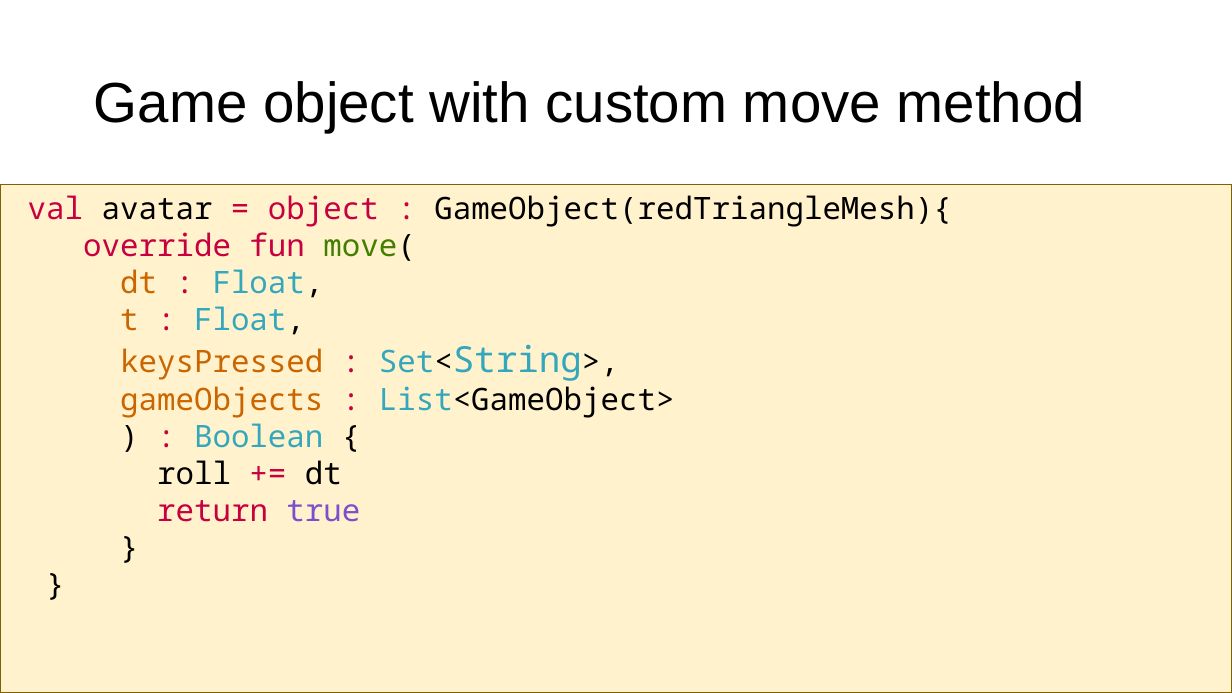
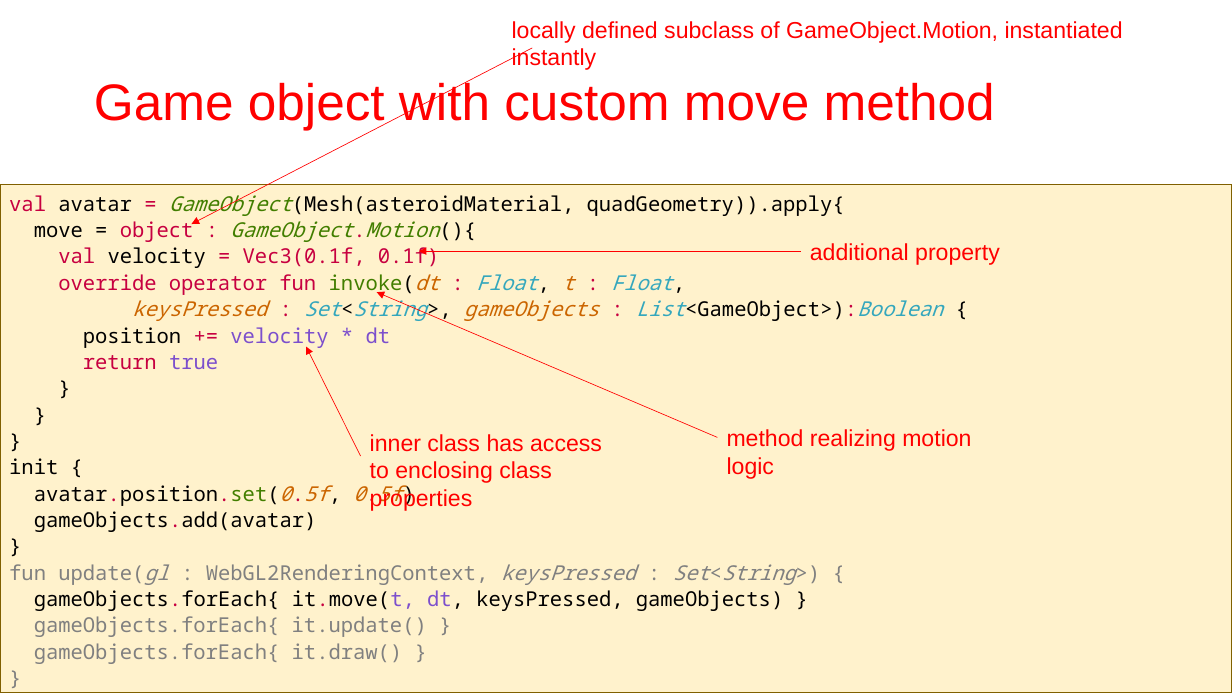
Before and after one commit to szecsi/kogfactory, a slide deck: slide 38 of projects/kog.020.030-gom/aitcg070 - Game Object Model.pptx. Drawn at 1232x693 pixels with LibreOffice and Linux fonts; fonts in the diff are those of the drawing. Boxes give left, top, right and bottom in pixels: in the first picture for what was removed or moved away, otherwise in the second. Text is boxed around its words. In the diff, an @@ line names an element or a change of style, - is before the commit and + after.

```diff
--- a/projects/kog.020.030-gom/aitcg070 - Game Object Model.pptx
+++ b/projects/kog.020.030-gom/aitcg070 - Game Object Model.pptx
@@ text added at (x1=512, y1=21, x2=1123, y2=70), 18 pt, text #FF0000 @@
+locally defined subclass of GameObject.Motion, instantiated instantly
@@ title "Game object with custom move ..." at (x1=94, y1=79, x2=995, y2=130): size 44 to 40 pt, text colour #000000 to #FF0000 @@
@@ arrow added from (532, 48) to (191, 224), #FF0000 0.5 pt @@
@@ text at (x1=9, y1=191, x2=943, y2=349): text changed; size 24 to 16 pt @@
-val avatar = object : GameObject(redTriangleMesh){
-override fun move(
-dt : Float,
-t : Float,
-keysPressed : Set<String>,
-gameObjects : List<GameObject>
-) : Boolean {
-roll += dt
+val avatar = GameObject(Mesh(asteroidMaterial, quadGeometry)).apply{
+move = object : GameObject.Motion(){
+val velocity = Vec3(0.1f, 0.1f)
+override operator fun invoke(dt : Float, t : Float,
+keysPressed : Set<String>, gameObjects : List<GameObject>):Boolean {
+position += velocity * dt
@@ arrow added from (801, 251) to (419, 251), #FF0000 0.5 pt @@
@@ text added at (x1=810, y1=243, x2=1000, y2=265), 18 pt, text #FF0000 @@
+additional property
@@ arrow added from (717, 437) to (377, 292), #FF0000 0.5 pt @@
@@ text at (x1=83, y1=355, x2=218, y2=370): size 24 to 16 pt in "return true", "}", "}"; line spacing 1 to 1.07 @@
@@ arrow added from (360, 457) to (306, 347), #FF0000 0.5 pt @@
@@ text added at (x1=370, y1=434, x2=602, y2=511), 18 pt, text #FF0000 @@
+inner class has access to enclosing class properties
@@ text added at (x1=727, y1=429, x2=971, y2=479), 18 pt, text #FF0000 @@
+method realizing motion logic
@@ text at (x1=9, y1=458, x2=796, y2=664): paragraphs added @@
+}
+init {
+avatar.position.set(0.5f, 0.5f)
+gameObjects.add(avatar)
+}
+fun update(gl : WebGL2RenderingContext, keysPressed : Set<String>) {
+gameObjects.forEach{ it.move(t, dt, keysPressed, gameObjects) }
+gameObjects.forEach{ it.update() }
+gameObjects.forEach{ it.draw() }
+}
```
Also in this commit, not shown: 11 other slides changed, 5 other files.
